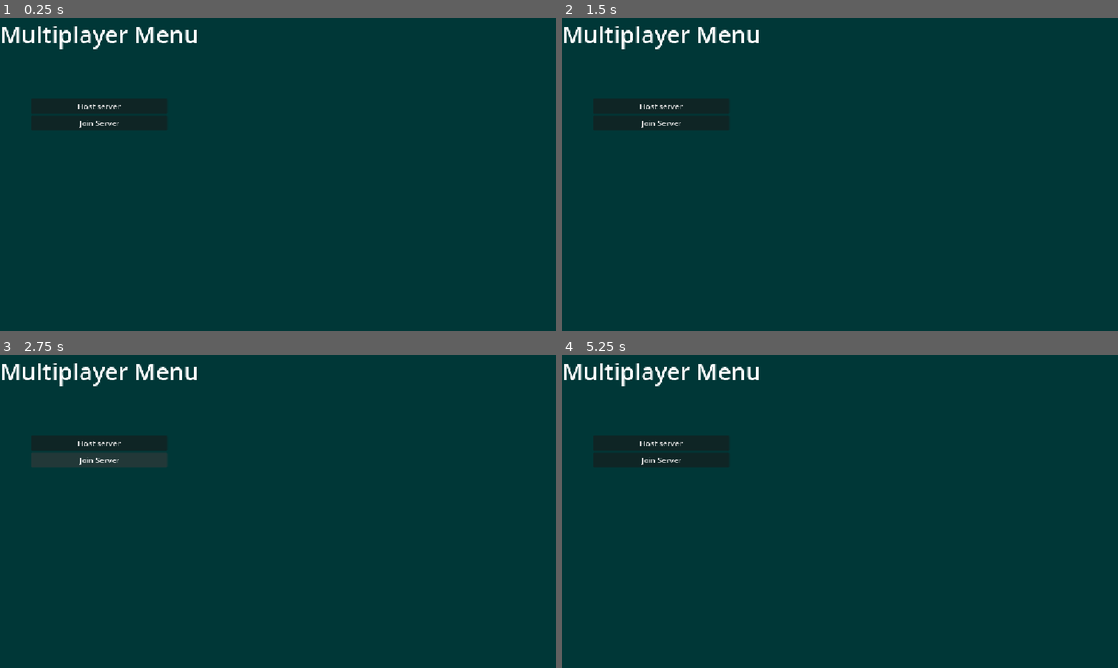
Above: before the commit, frames 1-4 (two rows, left to right).
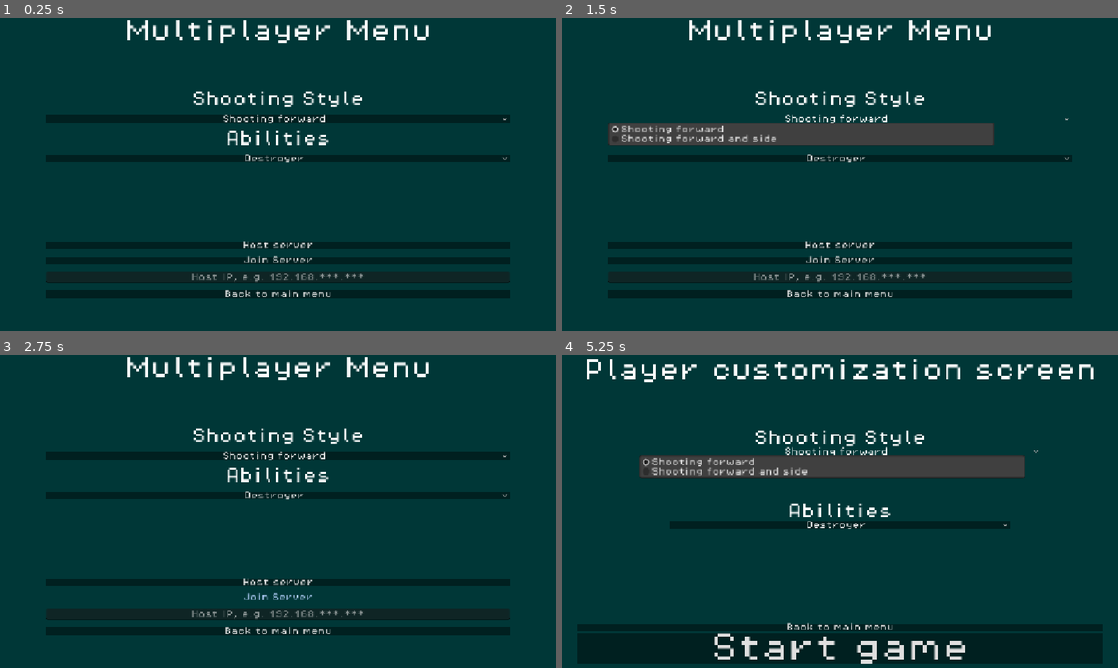
Above: after the commit, the same moments.

Repository: Draftier/Geometric-Invasion-CSS-497
Game: Godot game, scene res://scenes/UI/multiplayer_choice_menu.tscn
Two runs of this game, one before a commit and one after it. Both use one fixed random seed, a clock stepped at 60 frames per second and the inputs below. This scene is started directly instead of the project's main scene. The engine's default icon, where the game draws it, is replaced by a stand-in: a white triangle on a blue panel in a dark square.
Inputs (mouse positions are in pixels of both pictures, inside the frame that each line leads up to):
- Up to frame 1 (0.25 s): no input
- Up to frame 2 (1.5 s): click "Host server" at 0.5 s; click (840, 118) at 1.25 s, where only the run after the commit has a clickable "Shooting forward"
- Up to frame 3 (2.75 s): click "Join Server" at 2 s
- Up to frame 4 (5.25 s): click (840, 495) at 2.75 s, where only the run after the commit has a clickable "Destroyer"; click (840, 630) at 3.5 s, where only the run after the commit has a clickable "Back to main menu"; click (840, 608) at 4.25 s, where only the run after the commit has a clickable "Singleplayer"; click (840, 452) at 5 s, where only the run after the commit has a clickable "Shooting forward"

The runs differ from the first frame. In frame 1, 3.9% of the frame differs, in the area x 0-92%, y 0-90%; in frame 2, 8.5%; in frame 3, 4.9%; in frame 4, 9.7%, in the area x 0-96%, y 1-99%.

Commit message:
Made UI changes in the multiplayer menu

Diff:
--- /dev/null
+++ b/geometric-invasion/button_theme.tres
@@ -0,0 +1,4 @@
+[gd_resource type="StyleBoxFlat" format=3 uid="uid://dn5gd6byuqut8"]
+
+[resource]
+bg_color = Color(0, 0, 0, 0.41568628)
--- a/geometric-invasion/project.godot
+++ b/geometric-invasion/project.godot
@@ -19,6 +19,7 @@
 
 Global="*uid://cs4xr74m72b56"
 PoolManager="*uid://cutw3vbksk1lv"
+NetworkManager="*uid://hvsdddbxyut3"
 
 [display]
 
--- a/geometric-invasion/scenes/UI/main_menu.tscn
+++ b/geometric-invasion/scenes/UI/main_menu.tscn
@@ -2,6 +2,7 @@
 
 [ext_resource type="Script" uid="uid://dlnfay7bq62ao" path="res://scripts/menus/main_menu.gd" id="1_l6cm7"]
 [ext_resource type="Theme" uid="uid://dy2kgmqgonako" path="res://theme_test.tres" id="1_yonvy"]
+[ext_resource type="StyleBox" uid="uid://dn5gd6byuqut8" path="res://button_theme.tres" id="3_5jstl"]
 
 [node name="Main menu" type="Control" unique_id=1321061727]
 layout_mode = 3
@@ -59,6 +60,7 @@
 focus_neighbor_bottom = NodePath("../Multiplayer (Not implemented)")
 focus_next = NodePath("../Multiplayer (Not implemented)")
 focus_previous = NodePath("../QuitButton")
+theme_override_styles/normal = ExtResource("3_5jstl")
 text = "Singleplayer"
 metadata/_edit_use_anchors_ = true
 
@@ -70,6 +72,7 @@
 focus_neighbor_bottom = NodePath("../QuitButton")
 focus_next = NodePath("../QuitButton")
 focus_previous = NodePath("../Singleplayer")
+theme_override_styles/normal = ExtResource("3_5jstl")
 text = "Multiplayer (To be done)
 "
 metadata/_edit_use_anchors_ = true
@@ -82,15 +85,18 @@
 focus_neighbor_bottom = NodePath("../Singleplayer")
 focus_next = NodePath("../Singleplayer")
 focus_previous = NodePath(".")
+theme_override_styles/normal = ExtResource("3_5jstl")
 text = "Quit to desktop"
 metadata/_edit_use_anchors_ = true
 
 [node name="TutorialButton" type="Button" parent="MarginContainer/RootMenu/ButtonsVbox" unique_id=1411541682]
 layout_mode = 2
+theme_override_styles/normal = ExtResource("3_5jstl")
 text = "Tutorial (To be done)"
 
 [node name="ControlsButton" type="Button" parent="MarginContainer/RootMenu/ButtonsVbox" unique_id=1898276927]
 layout_mode = 2
+theme_override_styles/normal = ExtResource("3_5jstl")
 text = "Controls"
 
 [connection signal="pressed" from="MarginContainer/RootMenu/ButtonsVbox/Singleplayer" to="." method="_on_start_button_pressed"]
--- /dev/null
+++ b/geometric-invasion/scenes/UI/multiplayer_choice_menu.gd
@@ -0,0 +1,11 @@
+extends Control
+
+
+func _on_host_button_pressed() -> void:
+	NetworkManager.start_server()
+
+func _on_join_button_pressed() -> void:
+	pass
+
+func _on_back_button_pressed() -> void:
+	get_tree().change_scene_to_file("res://scenes/UI/main_menu.tscn")
--- a/geometric-invasion/scenes/UI/multiplayer_choice_menu.tscn
+++ b/geometric-invasion/scenes/UI/multiplayer_choice_menu.tscn
@@ -1,4 +1,14 @@
 [gd_scene format=3 uid="uid://cckvlxp6lp7t0"]
+
+[ext_resource type="Theme" uid="uid://dy2kgmqgonako" path="res://theme_test.tres" id="1_aoc2s"]
+[ext_resource type="Script" uid="uid://bm1d42pt283vt" path="res://scenes/UI/multiplayer_choice_menu.gd" id="2_wt8fv"]
+[ext_resource type="StyleBox" uid="uid://dn5gd6byuqut8" path="res://button_theme.tres" id="3_cfko7"]
+
+[sub_resource type="StyleBoxFlat" id="StyleBoxFlat_2m35m"]
+bg_color = Color(0, 0, 0, 0.41568628)
+
+[sub_resource type="StyleBoxFlat" id="StyleBoxFlat_5blle"]
+bg_color = Color(0, 0, 0, 0.41568628)
 
 [node name="MultiplayerChoiceMenu" type="Control" unique_id=1476833249]
 layout_mode = 3
@@ -7,6 +17,8 @@
 anchor_bottom = 1.0
 grow_horizontal = 2
 grow_vertical = 2
+theme = ExtResource("1_aoc2s")
+script = ExtResource("2_wt8fv")
 
 [node name="ColorRect" type="ColorRect" parent="." unique_id=1868804820]
 layout_mode = 1
@@ -17,30 +29,108 @@
 grow_vertical = 2
 color = Color(3.128499e-07, 0.21514863, 0.21514866, 1)
 
-[node name="MultiplayerMenu" type="VBoxContainer" parent="." unique_id=918754988]
-layout_mode = 0
+[node name="MarginContainer" type="MarginContainer" parent="." unique_id=594850476]
+layout_mode = 1
+anchors_preset = 15
+anchor_right = 1.0
+anchor_bottom = 1.0
+grow_horizontal = 2
+grow_vertical = 2
+theme = ExtResource("1_aoc2s")
+theme_override_constants/margin_left = 32
+theme_override_constants/margin_top = 32
+theme_override_constants/margin_right = 32
+theme_override_constants/margin_bottom = 32
 
-[node name="Multiplayer Menu" type="Label" parent="MultiplayerMenu" unique_id=1715155368]
+[node name="MultiplayerMenu" type="VBoxContainer" parent="MarginContainer" unique_id=918754988]
+layout_mode = 2
+
+[node name="Multiplayer Menu" type="Label" parent="MarginContainer/MultiplayerMenu" unique_id=1715155368]
 layout_mode = 2
 theme_override_font_sizes/font_size = 48
 text = "Multiplayer Menu"
 horizontal_alignment = 1
 vertical_alignment = 1
 
-[node name="MarginContainer" type="MarginContainer" parent="MultiplayerMenu" unique_id=732092323]
+[node name="MarginContainer2" type="MarginContainer" parent="MarginContainer/MultiplayerMenu" unique_id=189986245]
 layout_mode = 2
 theme_override_constants/margin_left = 64
 theme_override_constants/margin_top = 96
 theme_override_constants/margin_right = 64
 theme_override_constants/margin_bottom = 64
 
-[node name="VBoxContainer" type="VBoxContainer" parent="MultiplayerMenu/MarginContainer" unique_id=1421020390]
+[node name="VBoxContainer" type="VBoxContainer" parent="MarginContainer/MultiplayerMenu/MarginContainer2" unique_id=81057590]
 layout_mode = 2
+theme_override_constants/separation = 17
 
-[node name="HostButton" type="Button" parent="MultiplayerMenu/MarginContainer/VBoxContainer" unique_id=277408626]
+[node name="ShootingStyleLabel" type="Label" parent="MarginContainer/MultiplayerMenu/MarginContainer2/VBoxContainer" unique_id=1444320621]
 layout_mode = 2
+theme_override_font_sizes/font_size = 32
+text = "Shooting Style"
+horizontal_alignment = 1
+vertical_alignment = 1
+
+[node name="ShootOptions" type="OptionButton" parent="MarginContainer/MultiplayerMenu/MarginContainer2/VBoxContainer" unique_id=228740265]
+unique_name_in_owner = true
+layout_mode = 2
+theme_override_styles/normal = SubResource("StyleBoxFlat_2m35m")
+alignment = 1
+selected = 0
+item_count = 2
+popup/item_0/text = "Shooting forward"
+popup/item_0/id = 0
+popup/item_1/text = "Shooting forward and side"
+popup/item_1/id = 1
+
+[node name="AbilityLabel" type="Label" parent="MarginContainer/MultiplayerMenu/MarginContainer2/VBoxContainer" unique_id=488306312]
+layout_mode = 2
+theme_override_font_sizes/font_size = 32
+text = "Abilities"
+horizontal_alignment = 1
+
+[node name="AbilityOptions" type="OptionButton" parent="MarginContainer/MultiplayerMenu/MarginContainer2/VBoxContainer" unique_id=1255466888]
+unique_name_in_owner = true
+layout_mode = 2
+theme_override_styles/normal = SubResource("StyleBoxFlat_5blle")
+alignment = 1
+selected = 0
+item_count = 2
+popup/item_0/text = "Destroyer"
+popup/item_0/id = 0
+popup/item_1/text = "Tank"
+popup/item_1/id = 1
+
+[node name="MarginContainer" type="MarginContainer" parent="MarginContainer/MultiplayerMenu" unique_id=732092323]
+layout_mode = 2
+theme_override_constants/margin_left = 64
+theme_override_constants/margin_top = 96
+theme_override_constants/margin_right = 64
+theme_override_constants/margin_bottom = 64
+
+[node name="VBoxContainer" type="VBoxContainer" parent="MarginContainer/MultiplayerMenu/MarginContainer" unique_id=1421020390]
+layout_mode = 2
+theme_override_constants/separation = 15
+
+[node name="HostButton" type="Button" parent="MarginContainer/MultiplayerMenu/MarginContainer/VBoxContainer" unique_id=277408626]
+layout_mode = 2
+theme_override_styles/normal = ExtResource("3_cfko7")
 text = "Host server"
 
-[node name="JoinButton" type="Button" parent="MultiplayerMenu/MarginContainer/VBoxContainer" unique_id=1979438574]
+[node name="JoinButton" type="Button" parent="MarginContainer/MultiplayerMenu/MarginContainer/VBoxContainer" unique_id=1979438574]
 layout_mode = 2
+theme_override_styles/normal = ExtResource("3_cfko7")
 text = "Join Server"
+
+[node name="LineEdit" type="LineEdit" parent="MarginContainer/MultiplayerMenu/MarginContainer/VBoxContainer" unique_id=1162111617]
+layout_mode = 2
+placeholder_text = "Host IP, e.g. 192.168.***.***"
+alignment = 1
+
+[node name="BackButton" type="Button" parent="MarginContainer/MultiplayerMenu/MarginContainer/VBoxContainer" unique_id=988965015]
+layout_mode = 2
+theme_override_styles/normal = ExtResource("3_cfko7")
+text = "Back to main menu"
+
+[connection signal="pressed" from="MarginContainer/MultiplayerMenu/MarginContainer/VBoxContainer/HostButton" to="." method="_on_host_button_pressed"]
+[connection signal="pressed" from="MarginContainer/MultiplayerMenu/MarginContainer/VBoxContainer/JoinButton" to="." method="_on_join_button_pressed"]
+[connection signal="pressed" from="MarginContainer/MultiplayerMenu/MarginContainer/VBoxContainer/BackButton" to="." method="_on_back_button_pressed"]
--- a/geometric-invasion/scenes/UI/player_customization_menu.tscn
+++ b/geometric-invasion/scenes/UI/player_customization_menu.tscn
@@ -2,6 +2,10 @@
 
 [ext_resource type="Theme" uid="uid://dy2kgmqgonako" path="res://theme_test.tres" id="1_ertse"]
 [ext_resource type="Script" uid="uid://bgr0wualwt2sx" path="res://scenes/UI/player_customization_menu.gd" id="2_vgtkr"]
+[ext_resource type="StyleBox" uid="uid://dn5gd6byuqut8" path="res://button_theme.tres" id="3_vgtkr"]
+
+[sub_resource type="StyleBoxFlat" id="StyleBoxFlat_wt8fv"]
+bg_color = Color(0, 0, 0, 0.41568628)
 
 [node name="PlayerCustomizationMenu" type="Control" unique_id=79301437]
 layout_mode = 3
@@ -64,6 +68,9 @@
 [node name="ShootOptions" type="OptionButton" parent="MarginContainer/CustomizationMenu/MarginContainer/VBoxContainer" unique_id=602087371]
 unique_name_in_owner = true
 layout_mode = 2
+theme_override_styles/normal = SubResource("StyleBoxFlat_wt8fv")
+alignment = 1
+selected = 0
 item_count = 2
 popup/item_0/text = "Shooting forward"
 popup/item_0/id = 0
@@ -89,16 +96,26 @@
 [node name="AbilityOptions" type="OptionButton" parent="MarginContainer/CustomizationMenu/MarginContainer/VBoxContainer/MarginContainer/VBoxContainer" unique_id=1375234477]
 unique_name_in_owner = true
 layout_mode = 2
+theme_override_styles/normal = SubResource("StyleBoxFlat_wt8fv")
+alignment = 1
+selected = 0
 item_count = 2
 popup/item_0/text = "Destroyer"
 popup/item_0/id = 0
 popup/item_1/text = "Tank"
 popup/item_1/id = 1
 
+[node name="BackButton" type="Button" parent="MarginContainer/CustomizationMenu" unique_id=1150533557]
+unique_name_in_owner = true
+layout_mode = 2
+theme_override_styles/normal = ExtResource("3_vgtkr")
+text = "Back to main menu"
+
 [node name="StartGameButton" type="Button" parent="MarginContainer/CustomizationMenu" unique_id=493892705]
 unique_name_in_owner = true
 layout_mode = 2
 theme_override_font_sizes/font_size = 64
+theme_override_styles/normal = ExtResource("3_vgtkr")
 text = "Start game"
 
 [connection signal="item_selected" from="MarginContainer/CustomizationMenu/MarginContainer/VBoxContainer/ShootOptions" to="." method="_on_shoot_options_item_selected"]
--- a/geometric-invasion/scripts/menus/main_menu.gd
+++ b/geometric-invasion/scripts/menus/main_menu.gd
@@ -51,9 +51,7 @@
 
 
 func _on_multiplayer_not_implemented_pressed() -> void:
-	$MarginContainer/RootMenu/TitleLabel.visible = false
-	%ButtonsVbox.visible = false
-	$MarginContainer/MultiplayerMenu.visible = true
+	get_tree().change_scene_to_file("res://scenes/UI/multiplayer_choice_menu.tscn")
 	pass # Replace with function body.
 
 
Not shown, added: geometric-invasion/scenes/UI/multiplayer_choice_menu.gd.uid
